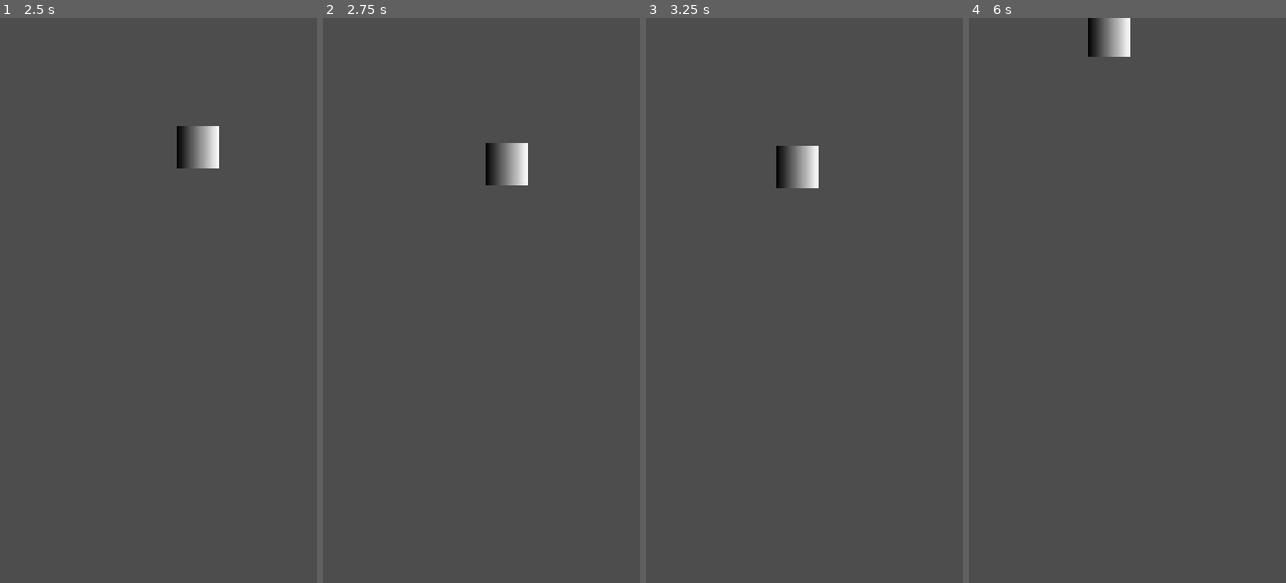
Above: before the commit, frames 1-4 (left to right).
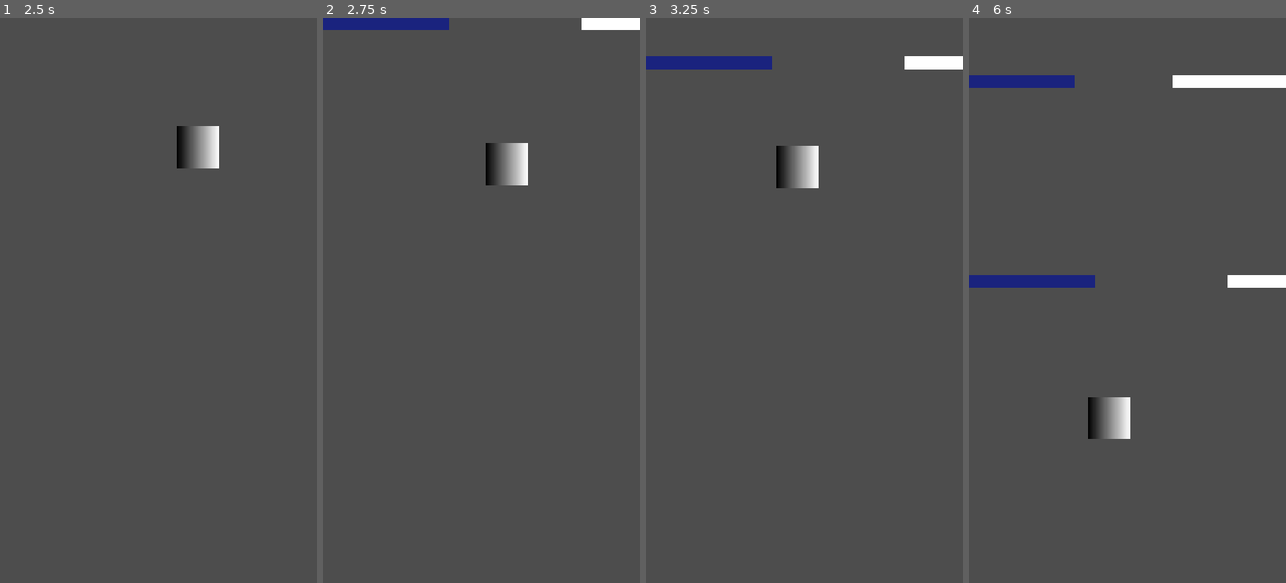
Above: after the commit, the same moments.

Repository: MichelineWL/jelly-rise
Game: Godot game, scene res://main.tscn
Two runs of this game, one before a commit and one after it. Both use one fixed random seed, a clock stepped at 60 frames per second and the inputs below.
Inputs:
- Up to frame 1 (2.5 s): tap Space (jump) at 0.77, 1.52 s
- Up to frame 2 (2.75 s): no input
- Up to frame 3 (3.25 s): tap Space (jump) at 3.02 s
- Up to frame 4 (6 s): tap Space (jump) at 3.77, 4.52 s

Frame 1 is identical in both runs. In frame 2, 1.2% of the frame differs, in the area x 0-100%, y 0-3%; in frame 3, 1.4%; in frame 4, 4.4%, in the area x 0-100%, y 0-75%.

Commit message:
feat: add platformspawner to main

Diff:
--- a/main.gd
+++ b/main.gd
@@ -3,5 +3,35 @@
 @onready var player = $Player
 @onready var stamina_text = $CanvasLayer/StaminaText
 
+var score := 0.0
+var score_timer := 0.0
+var game_active := true
+
+func _ready():
+	# Sambungkan sinyal player_died dari player ke fungsi _on_player_died
+	player.player_died.connect(_on_player_died)
+
 func _process(delta):
-	stamina_text.text = "Stamina: " + str(int(player.stamina))
+	if not game_active:
+		return
+
+	# Tambah score tiap detik
+	score_timer += delta
+	if score_timer >= 1.0:
+		score_timer = 0.0
+		score += 1
+
+	# Update tampilan stamina (sementara, nanti kita ganti dengan HUD proper)
+	stamina_text.text = "Score: " + str(int(score)) + "\nStamina: " + str(int(player.stamina))
+
+	# Tampilkan ECHO MODE kalau pity aktif
+	if player.is_pity_active:
+		stamina_text.text += "\n⚡ ECHO MODE!"
+
+func _on_player_died():
+	game_active = false
+	SaveManager.save_game(int(score))
+	print("Game Over! Score:", score, " | High Score:", SaveManager.get_high_score())
+
+	await get_tree().create_timer(1.5).timeout
+	get_tree().reload_current_scene()
--- a/main.tscn
+++ b/main.tscn
@@ -2,14 +2,17 @@
 
 [ext_resource type="Script" uid="uid://bp67ogtsbu76l" path="res://main.gd" id="1_0xm2m"]
 [ext_resource type="PackedScene" uid="uid://d2xf005wsree6" path="res://player.tscn" id="1_ig7tw"]
+[ext_resource type="Script" uid="uid://bsrb6n0wliv1i" path="res://platform_spawner.gd" id="3_h2yge"]
 
 [sub_resource type="LabelSettings" id="LabelSettings_0xm2m"]
 
-[sub_resource type="CircleShape2D" id="CircleShape2D_ig7tw"]
-radius = 37.44329
-
 [node name="Main" type="Node2D" unique_id=1493826099]
 script = ExtResource("1_0xm2m")
+
+[node name="Player" parent="." unique_id=984360294 instance=ExtResource("1_ig7tw")]
+
+[node name="PlatformSpawner" type="Node2D" parent="." unique_id=283338950]
+script = ExtResource("3_h2yge")
 
 [node name="CanvasLayer" type="CanvasLayer" parent="." unique_id=1728634134]
 
@@ -21,18 +24,3 @@
 size_flags_horizontal = 0
 text = "Stamina: 100"
 label_settings = SubResource("LabelSettings_0xm2m")
-
-[node name="Player" parent="." unique_id=984360294 instance=ExtResource("1_ig7tw")]
-
-[node name="Obstacle" type="StaticBody2D" parent="." unique_id=641511488]
-
-[node name="CollisionShape2D" type="CollisionShape2D" parent="Obstacle" unique_id=521962164]
-position = Vector2(58, 88)
-shape = SubResource("CircleShape2D_ig7tw")
-
-[node name="CollisionShape2D2" type="CollisionShape2D" parent="Obstacle" unique_id=600292759]
-position = Vector2(-71, 87)
-shape = SubResource("CircleShape2D_ig7tw")
-disabled = true
-
-[node name="Sprite2D" type="Sprite2D" parent="Obstacle" unique_id=1772411381]
--- a/platform.tscn
+++ b/platform.tscn
@@ -17,7 +17,7 @@
 offset_bottom = 20.0
 color = Color(0.101960786, 0.13725491, 0.49411765, 1)
 
-[node name="CollisionShape2D" type="CollisionShape2D" parent="." unique_id=1632951604]
+[node name="CollisionLeft" type="CollisionShape2D" parent="." unique_id=1632951604]
 position = Vector2(80, 10)
 shape = SubResource("RectangleShape2D_5epuj")
 
@@ -27,6 +27,6 @@
 offset_right = 480.0
 offset_bottom = 20.0
 
-[node name="CollisionShape2D2" type="CollisionShape2D" parent="." unique_id=439372622]
+[node name="CollisionRight" type="CollisionShape2D" parent="." unique_id=439372622]
 position = Vector2(400, 10)
 shape = SubResource("RectangleShape2D_shh4g")
--- a/project.godot
+++ b/project.godot
@@ -14,6 +14,10 @@
 run/main_scene="res://main.tscn"
 config/features=PackedStringArray("4.6", "GL Compatibility")
 config/icon="res://icon.svg"
+
+[autoload]
+
+SaveManager="*uid://hgeojrtsgnq3"
 
 [display]
 
